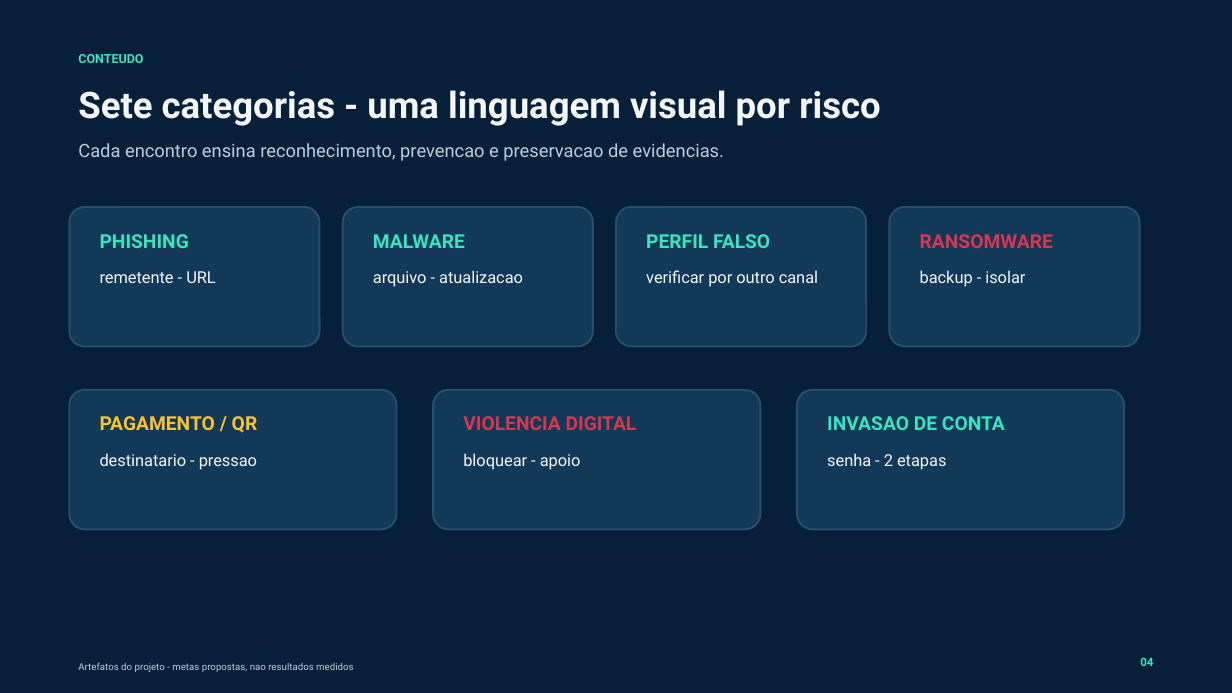
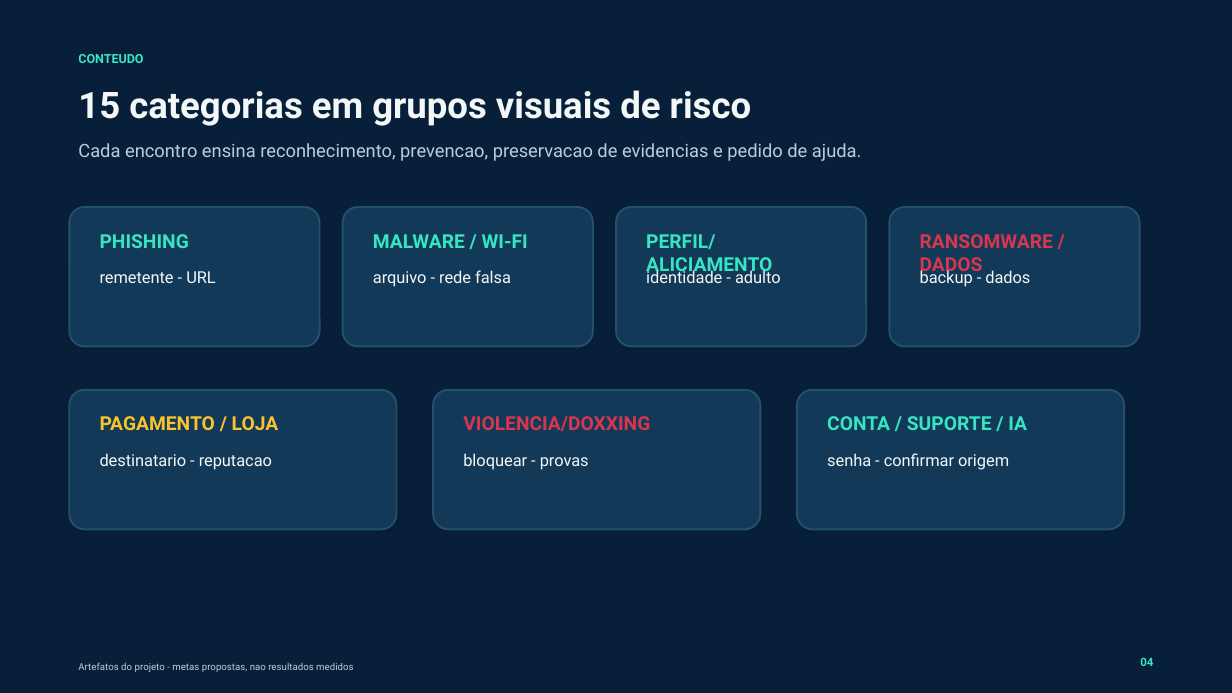
Before and after one commit to Felipe-tech30/missao-cibersegura-df, a slide deck: slide 4 of presentation/pcdf-missao-cibersegura-banca.pptx. Drawn at 1232x693 pixels with LibreOffice and Linux fonts; fonts in the diff are those of the drawing. Boxes give left, top, right and bottom in pixels: in the first picture for what was removed or moved away, otherwise in the second. Text is boxed around its words. In the diff, an @@ line names an element or a change of style, - is before the commit and + after.

```diff
--- a/presentation/pcdf-missao-cibersegura-banca.pptx
+++ b/presentation/pcdf-missao-cibersegura-banca.pptx
@@ text at <box>78,90,751,126</box>: text changed @@
-Sete categorias - uma linguagem visual por risco
+15 categorias em grupos visuais de risco
@@ text at <box>78,143,862,161</box>: text changed @@
-Cada encontro ensina reconhecimento, prevencao e preservacao de evidencias.
+Cada encontro ensina reconhecimento, prevencao, preservacao de evidencias e pedido de ajuda.
@@ text at <box>373,234,528,248</box>: text changed @@
-MALWARE
+MALWARE / WI-FI
@@ text at <box>646,234,772,276</box>: text changed @@
-PERFIL FALSO
+PERFIL/ALICIAMENTO
@@ text at <box>920,234,1053,276</box>: text changed @@
-RANSOMWARE
+RANSOMWARE / DADOS
@@ text at <box>646,268,781,283</box>: text changed @@
-verificar por outro canal
+identidade - adulto
@@ text at <box>920,268,1030,287</box>: text changed @@
-backup - isolar
+backup - dados
@@ text at <box>373,270,511,287</box>: text changed @@
-arquivo - atualizacao
+arquivo - rede falsa
@@ text at <box>100,416,279,430</box>: text changed @@
-PAGAMENTO / QR
+PAGAMENTO / LOJA
@@ text at <box>463,416,650,431</box>: text changed @@
-VIOLENCIA DIGITAL
+VIOLENCIA/DOXXING
@@ text at <box>827,416,1027,430</box>: text changed @@
-INVASAO DE CONTA
+CONTA / SUPORTE / IA
@@ text at <box>100,453,272,470</box>: text changed @@
-destinatario - pressao
+destinatario - reputacao
@@ text at <box>463,453,589,470</box>: text changed @@
-bloquear - apoio
+bloquear - provas
@@ text at <box>827,453,1009,470</box>: text changed @@
-senha - 2 etapas
+senha - confirmar origem
```
Also in this commit, not shown: 5 other slides changed, 16 other files.
